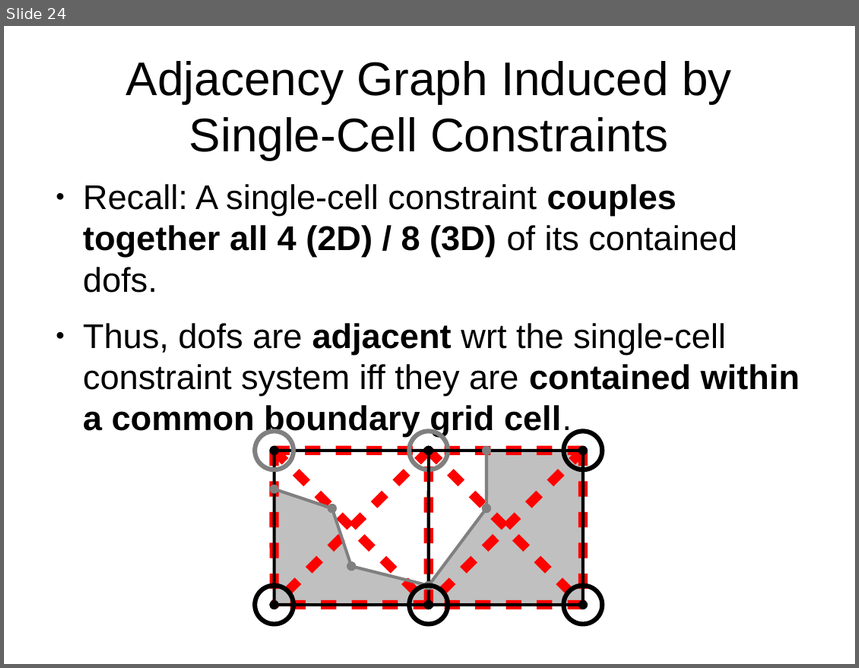
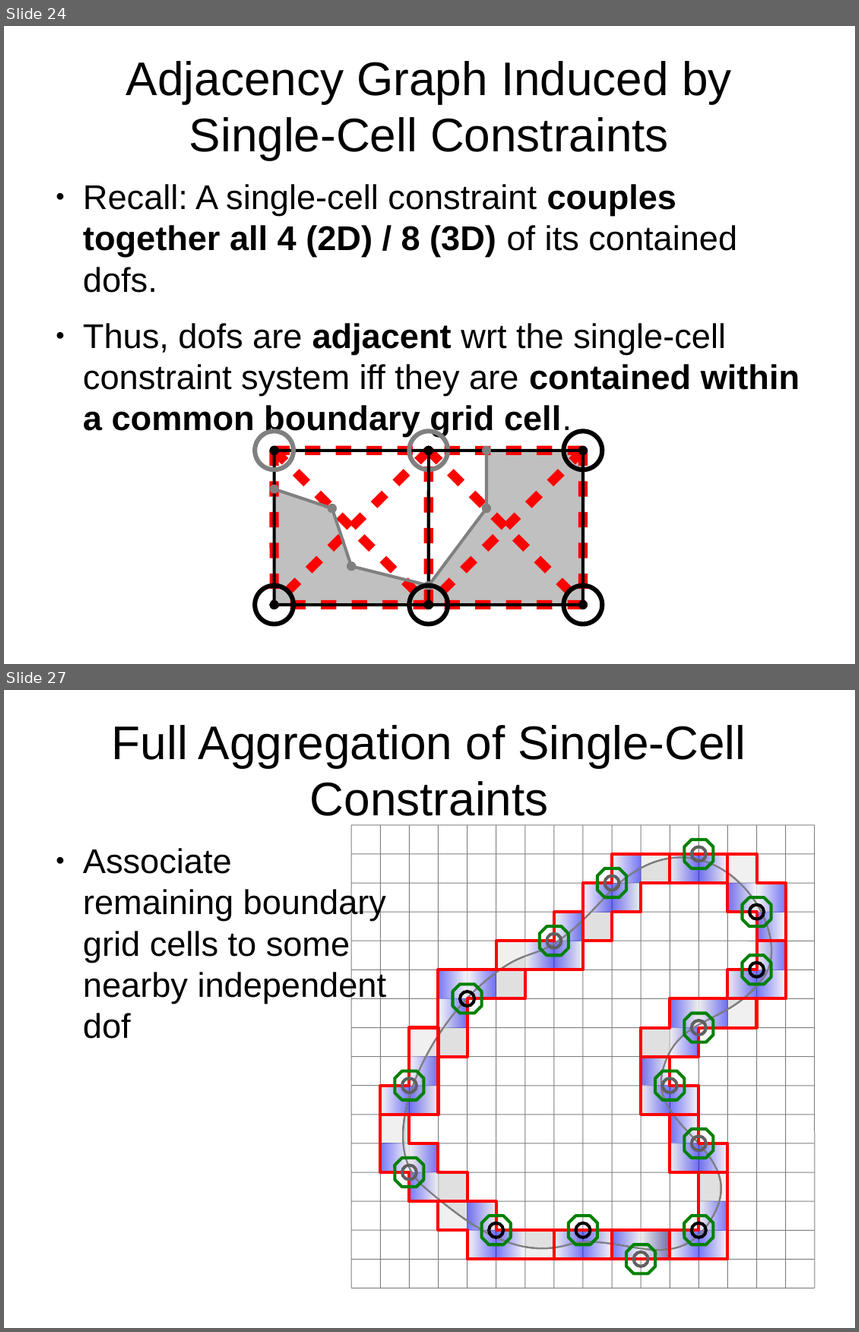
Before and after one commit to jhellrung/documents, a slide deck: presentations/sandia.2011.11.08/slides.odp. Shown one above the other, each under a label of ours: slide 24 before the commit, slides 24 and 27 after it; the slides between them are not shown. The pictures are 859x668 and 859x1332 pixels, drawn with LibreOffice and Linux fonts; fonts in the diff are those of the drawing. Boxes give left, top, right and bottom in pixels: in the first picture for what was removed or moved away, otherwise in the second. Text is boxed around its words. In the diff, an @@ line names an element or a change of style, - is before the commit and + after.

```diff
--- a/presentations/sandia.2011.11.08/slides.odp
+++ b/presentations/sandia.2011.11.08/slides.odp
@@ slide 27 added at box(4, 690, 855, 1328), background #FFFFFF @@
@@ title added at box(112, 725, 746, 816), 44 pt, text #000000 @@
+Full Aggregation of Single-Cell Constraints
@@ text added at box(83, 848, 386, 1039), 32 pt, text #000000 @@
+● Associate remaining boundary grid cells to some nearby independent dof
@@ freeform shape added at box(403, 858, 772, 1251), fill #E0E0E0, outline #404040 1.45 pt @@
@@ freeform shape added at box(403, 858, 772, 1251), outline #808080 1.45 pt @@
@@ freeform shape added at box(410, 883, 757, 1230), fill #FFFFFF @@
@@ group added at box(381, 854, 787, 1260): 56 rectangles @@
@@ group added at box(395, 840, 772, 1274): 15 freeform shapes @@
@@ group added at box(402, 847, 707, 1267): 9 ellipses @@
@@ group added at box(381, 854, 787, 1260): 42 rectangles @@
@@ group added at box(461, 905, 765, 1239): 6 ellipses @@
@@ group added at box(381, 854, 787, 1260): 15 freeform shapes @@
@@ group added at box(351, 825, 815, 1289): 34 lines @@
```
Also in this commit, not shown: 3 slides changed, 3 other slides added.
